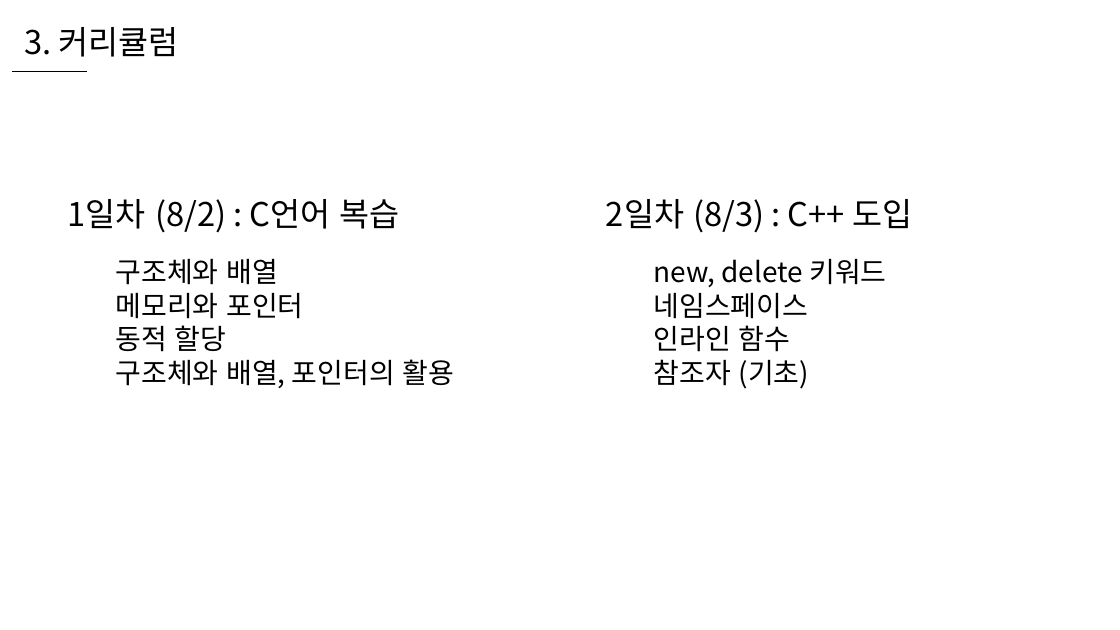
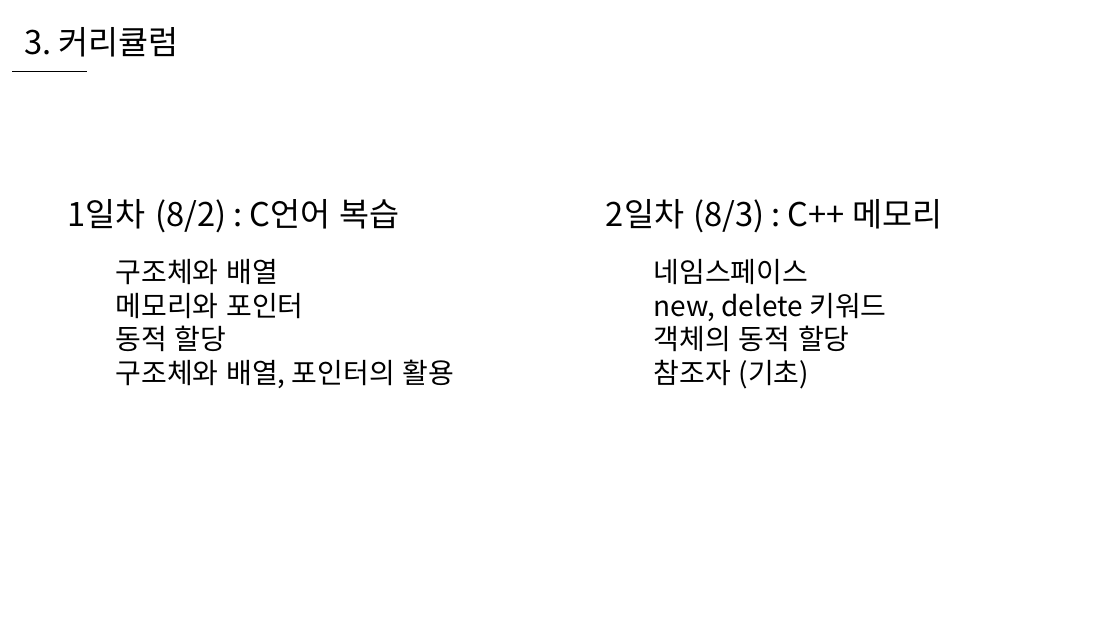
Before and after one commit to WooLyung/2021-RG-Lecture, a slide deck: slide 9 of 수업 자료/0 - 수업 소개.pptx. Drawn at 1120x630 pixels with LibreOffice and Linux fonts; fonts in the diff are those of the drawing. Boxes give left, top, right and bottom in pixels: in the first picture for what was removed or moved away, otherwise in the second. Text is boxed around its words. In the diff, an @@ line names an element or a change of style, - is before the commit and + after.

```diff
--- a/수업 자료/0 - 수업 소개.pptx
+++ b/수업 자료/0 - 수업 소개.pptx
@@ text at bbox=[606, 199, 942, 232]: text changed @@
-2일차 (8/3) : C++ 도입
+2일차 (8/3) : C++ 메모리
@@ text at bbox=[654, 258, 809, 285]: paragraph added @@
+네임스페이스
@@ text at bbox=[654, 325, 850, 352]: text changed @@
-네임스페이스
-인라인 함수
+객체의 동적 할당
```
Also in this commit, not shown: 3 other slides changed, 4 other files.
